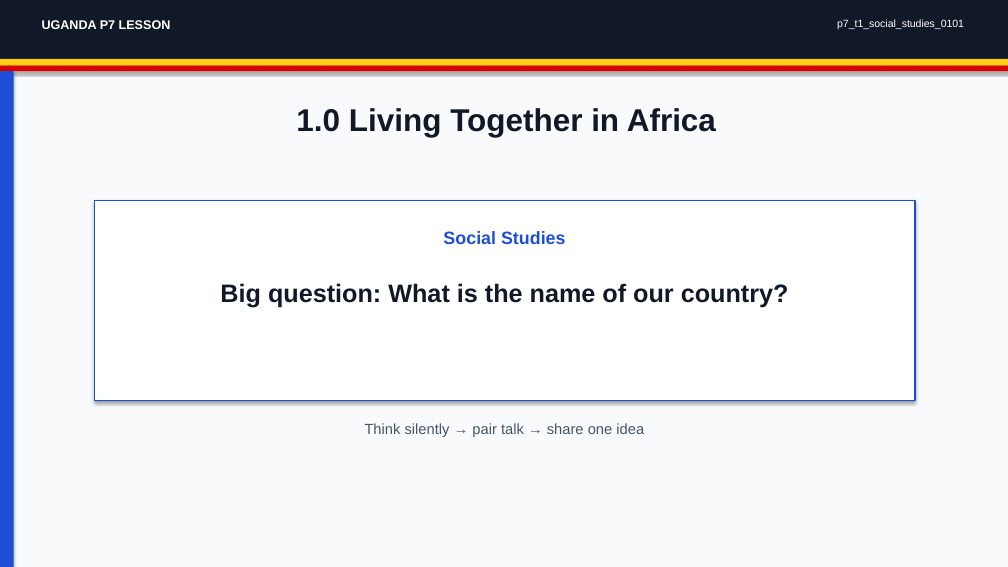
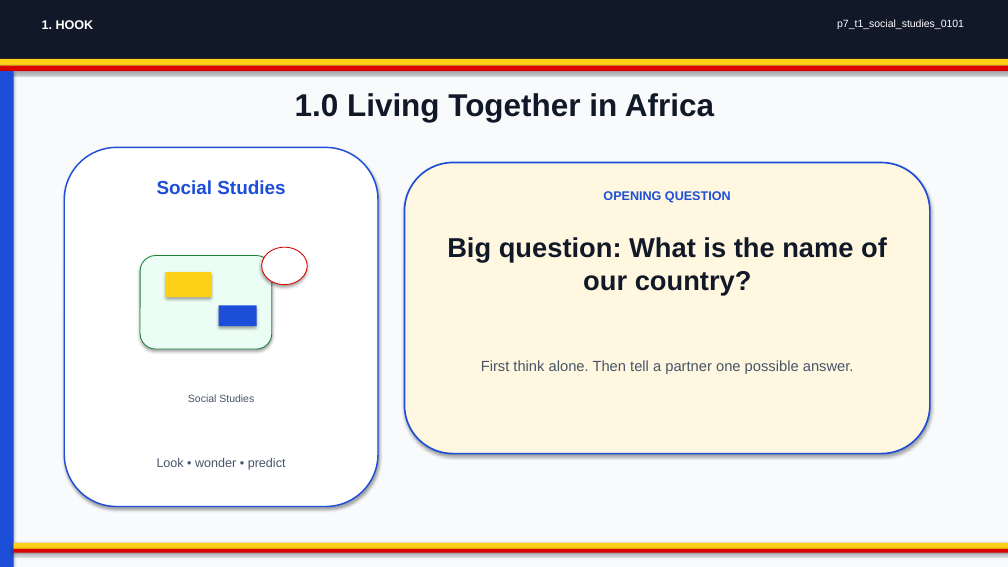
Before and after one commit to yousunjung84-edu/uganda-p7-mvp-20260629, a slide deck: slide 1 of uganda-p7-mvp/p7_t1_social_studies_0101/p7_t1_social_studies_0101.pptx. Drawn at 1008x567 pixels with LibreOffice and Linux fonts; fonts in the diff are those of the drawing. Boxes give left, top, right and bottom in pixels: in the first picture for what was removed or moved away, otherwise in the second. Text is boxed around its words. In the diff, an @@ line names an element or a change of style, - is before the commit and + after.

```diff
--- a/uganda-p7-mvp/p7_t1_social_studies_0101/p7_t1_social_studies_0101.pptx
+++ b/uganda-p7-mvp/p7_t1_social_studies_0101/p7_t1_social_studies_0101.pptx
@@ text at (x1=42, y1=20, x2=94, y2=29): text changed @@
-UGANDA P7 LESSON
+1. HOOK
@@ text "1.0 Living Together in Africa" moved from (x1=296, y1=108, x2=716, y2=137) to (x1=295, y1=93, x2=714, y2=122) @@
@@ rounded rectangle added at (x1=64, y1=147, x2=378, y2=507), fill #FFFFFF, outline #1D4ED8 1.4 pt, 18 pt, text #1D4ED8, bold @@
+Social Studies
@@ rounded rectangle added at (x1=405, y1=163, x2=930, y2=454), fill #FFF7E0, outline #1D4ED8 1.6 pt @@
@@ rectangle removed at (x1=95, y1=200, x2=915, y2=401) @@
@@ text added at (x1=603, y1=191, x2=731, y2=203), 12 pt, text #1D4ED8, bold @@
+OPENING QUESTION
@@ text "Big question: What is the ..." moved from (x1=220, y1=283, x2=789, y2=308) to (x1=447, y1=237, x2=887, y2=295) @@
@@ text "Big question: What is the ..." at (x1=447, y1=237, x2=887, y2=295): size 24 to 26 pt @@
@@ rounded rectangle added at (x1=140, y1=256, x2=271, y2=349), fill #ECFDF5, outline #1B7F3A 0.8 pt @@
@@ ellipse added at (x1=262, y1=247, x2=307, y2=284), fill #FFFFFF, outline #D90000 0.8 pt @@
@@ rectangle added at (x1=166, y1=272, x2=211, y2=297), fill #FCD116 @@
@@ rectangle added at (x1=219, y1=306, x2=256, y2=327), fill #1D4ED8 @@
@@ text added at (x1=481, y1=360, x2=854, y2=374), 14 pt, text #475569 @@
+First think alone. Then tell a partner one possible answer.
@@ text "Social Studies" moved from (x1=443, y1=231, x2=566, y2=244) to (x1=188, y1=394, x2=254, y2=402) @@
@@ text "Social Studies" at (x1=188, y1=394, x2=254, y2=402): size 17 to 10 pt, text colour #1D4ED8 to #475569, bold off @@
@@ text removed at (x1=365, y1=423, x2=644, y2=437) @@
-Think silently → pair talk → share one idea
@@ text added at (x1=157, y1=458, x2=286, y2=470), 12 pt, text #475569 @@
+Look • wonder • predict
@@ rectangle added at (x1=14, y1=543, x2=1008, y2=549), fill #FCD116 @@
@@ rectangle added at (x1=14, y1=549, x2=1008, y2=553), fill #D90000 @@
```
Also in this commit, not shown: 7 other slides changed, 34 other files.
